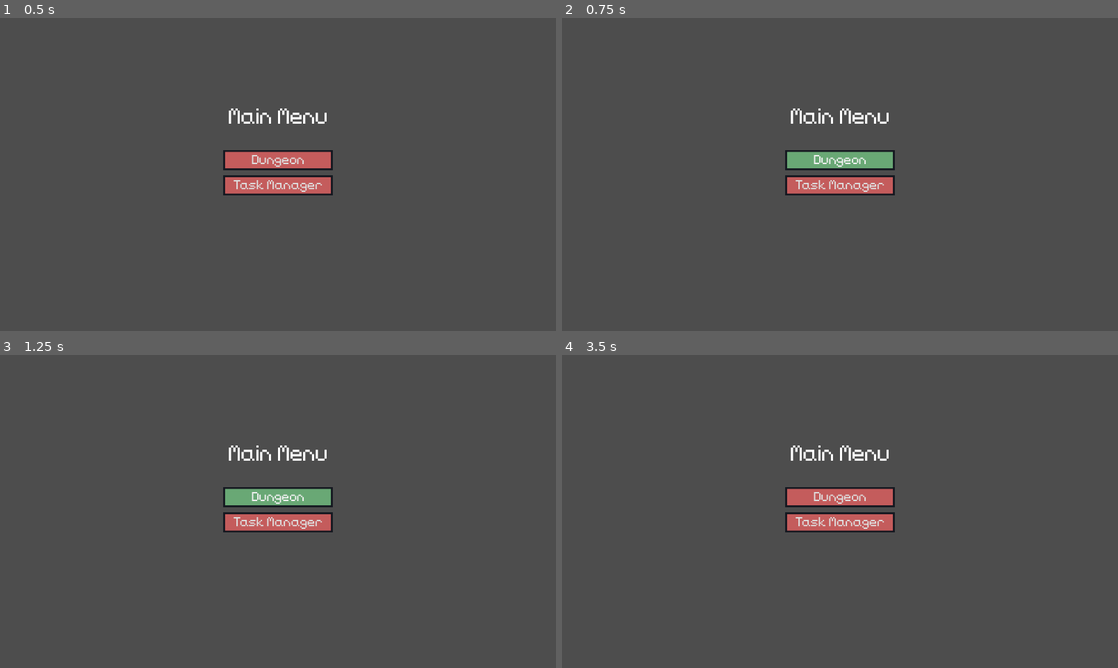
Above: before the commit, frames 1-4 (two rows, left to right).
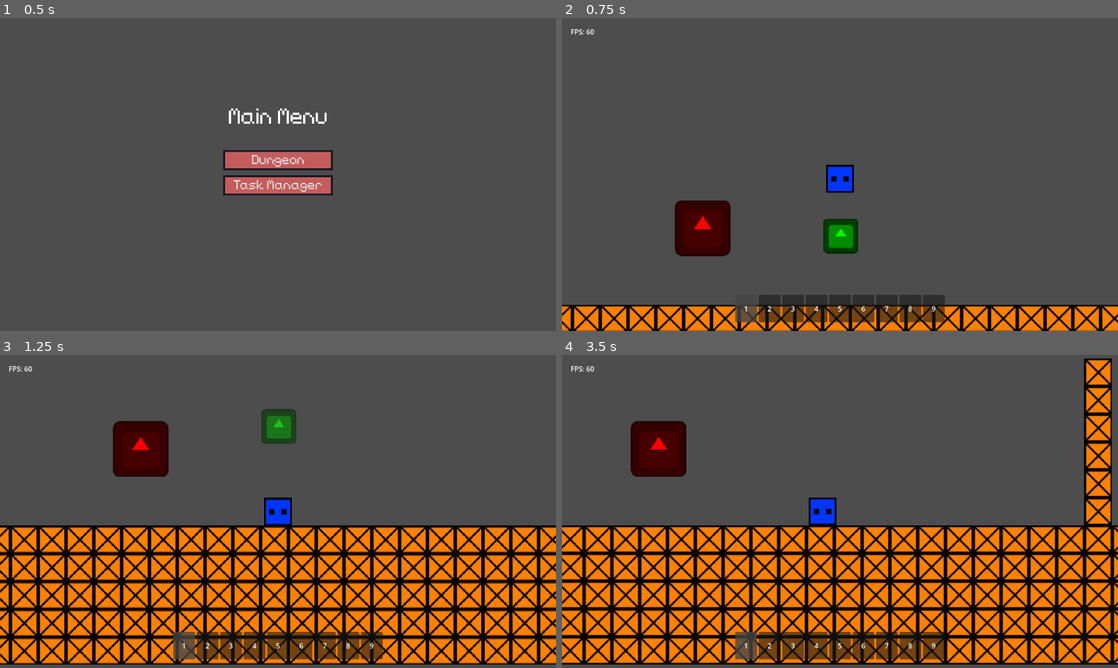
Above: after the commit, the same moments.

Repository: TheHumanMRP/RPG-Life-Tracker
Game: Godot game, scene res://Folders/Systems/Main/Scenes/main_scene.tscn
The game is run twice, just before and just after one commit, with the same random seed, the same clock (stepped at 60 frames per second) and the same inputs. The engine's default icon, where the game draws it, is replaced by a stand-in: a white triangle on a blue panel in a dark square.
Inputs (mouse positions are in pixels of both pictures, inside the frame that each line leads up to):
- Up to frame 1 (0.5 s): no input
- Up to frame 2 (0.75 s): click "Dungeon" at 0.5 s
- Up to frame 3 (1.25 s): no input
- Up to frame 4 (3.5 s): move the mouse to (962, 495) at 1.27 s; hold D (move_right) 1.28-2.78 s; tap T (add_test_sword) at 1.35, 2.85 s; click (962, 495) at 1.42 s; tap Space (jump) at 1.52, 2.27 s; move the mouse to (728, 527) at 2.02 s; tap E (equip_item) at 2.1 s; move the mouse to (895, 442) at 2.77 s; hold A (move_left) from 2.78 s (still down)

Frame 1 is identical in both runs. In frame 2, 15% of the frame differs, in the area x 0-100%, y 3-100%; in frame 3, 49%; in frame 4, 51%, in the area x 0-100%, y 1-99%.
Error before the commit: Parse Error: Identifier "dungeon_button" not declared in the current scope. (res://Folders/Systems/Main/Scripts/main_menu.gd:19)
Error after the commit: Invalid access to property or key 'info_getter' on a base object of type 'Node (global.gd)'. (res://Folders/Systems/Inventory_System/Scripts/Inventory/all_glob…

Commit message:
Auto commit at 2026-09-21 20:08:47

Diff:
--- a/Folders/Systems/Main/Scenes/main_menu.tscn
+++ b/Folders/Systems/Main/Scenes/main_menu.tscn
@@ -41,7 +41,7 @@
 grow_vertical = 2
 theme_override_constants/separation = 20
 
-[node name="Dungoen_Button" type="Button" parent="VBoxContainer" unique_id=173817697]
+[node name="Dungeon_Selection_Menu_Button" type="Button" parent="VBoxContainer" unique_id=173817697]
 unique_name_in_owner = true
 layout_mode = 2
 theme = ExtResource("2_ubp4m")
--- a/Folders/Systems/Main/Scripts/main_menu.gd
+++ b/Folders/Systems/Main/Scripts/main_menu.gd
@@ -1,7 +1,7 @@
 extends CanvasLayer
 
 @onready var main_menu_label: Label = $%Main_Menu_Label
-@onready var dungeon_selection_menu_button: Button = $%Dungoen
+@onready var dungeon_selection_menu_button: Button = $%Dungeon_Selection_Menu_Button
 @onready var task_manager_button: Button = $%Task_Manager_Button
 
 func _init() -> void:
@@ -16,16 +16,16 @@
 
 func setup_labels() -> void:
 	main_menu_label.text = Constants.MAIN_MENU_LABEL_TEXT
-	dungeon_button.text = Constants.MAIN_MENU_DUNGOEN_BUTTON_TEXT
+	dungeon_selection_menu_button.text = Constants.MAIN_MENU_DUNGOEN_BUTTON_TEXT
 	task_manager_button.text = Constants.MAIN_MENU_TASK_MANAGER_BUTTON_TEXT
 
 	print("\nMain Menu: Setup labels func ran")
 
 func setup_signals() -> void:
-	dungeon_button.pressed.connect(_on_dungeon_button_pressed)
+	dungeon_selection_menu_button.pressed.connect(_on_dungeon_selection_menu_button_pressed)
 	task_manager_button.pressed.connect(_on_task_manager_button_pressed)
 
-func _on_dungeon_button_pressed() -> void:
+func _on_dungeon_selection_menu_button_pressed() -> void:
 	Global.main_node.switch_to_scene(self, Constants.PATH_TO_DUNGEON_SELECTION_MENU, true)
 
 func _on_task_manager_button_pressed() -> void:
